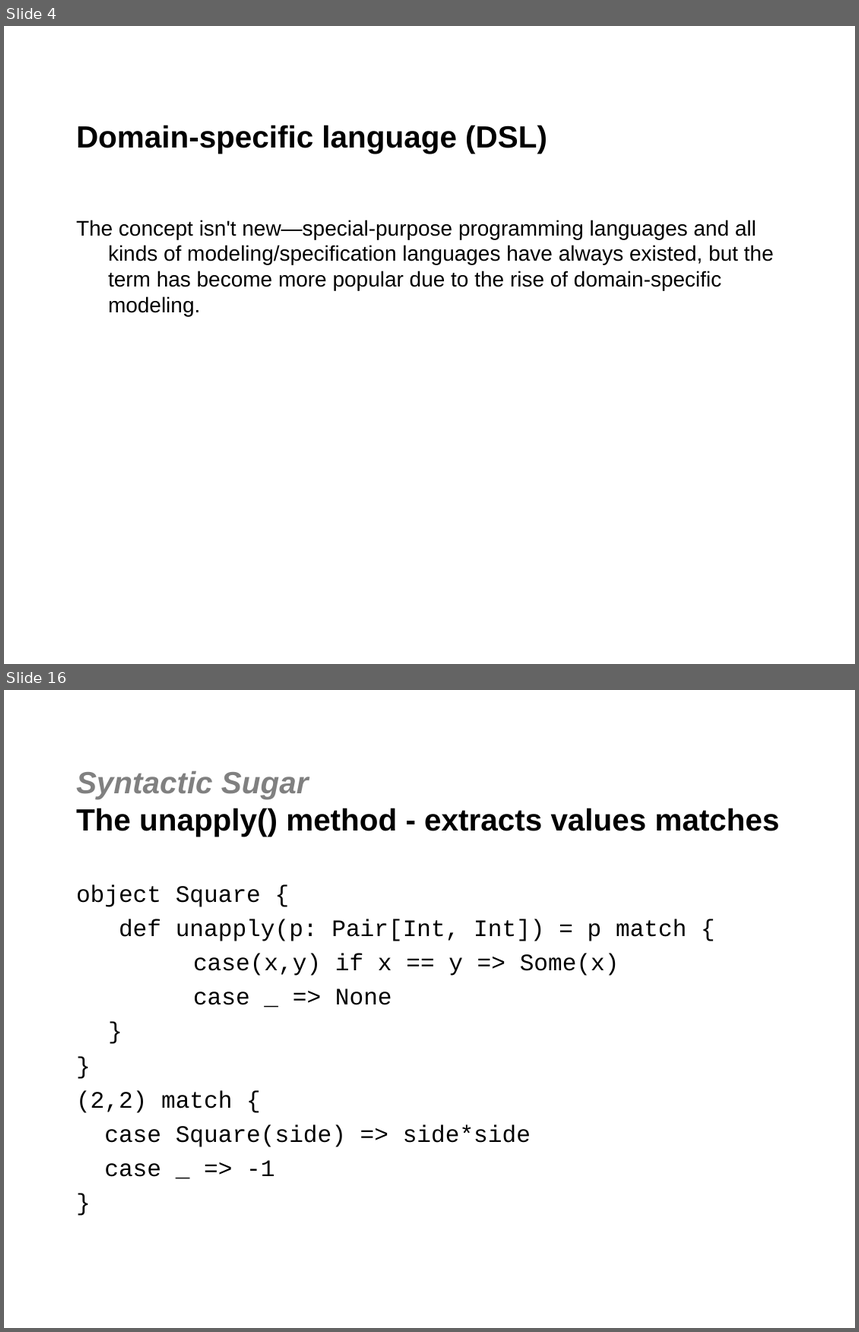
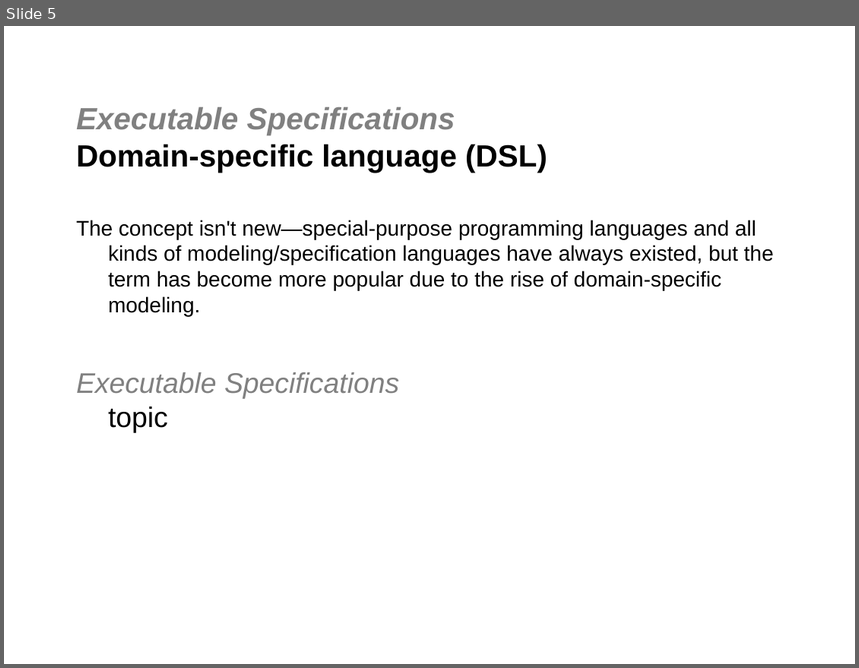
Before and after one commit to jgoodsen/agile2010, a slide deck: dsl.ppt. Shown one above the other, each under a label of ours: slides 4 and 16 before the commit, slide 5 after it; the slides between them are not shown. The pictures are 859x1332 and 859x668 pixels, drawn with LibreOffice and Linux fonts; fonts in the diff are those of the drawing; background and template pictures are left out. Boxes give left, top, right and bottom in pixels: in the first picture for what was removed or moved away, otherwise in the second. Text is boxed around its words. In the diff, an @@ line names an element or a change of style, - is before the commit and + after.

```diff
--- a/dsl.ppt
+++ b/dsl.ppt
@@ slide 16 removed at bbox=[4, 690, 855, 1328], background #FFFFFF @@
@@ title removed at bbox=[76, 771, 780, 836] @@
-Syntactic Sugar
-The unapply() method - extracts values matches
@@ text removed at bbox=[76, 885, 686, 1177] @@
-object Square {
-def unapply(p: Pair[Int, Int]) = p match {
-case(x,y) if x == y => Some(x)
-case _ => None
-}
-}
-(2,2) match {
-case Square(side) => side*side
-case _ => -1
-}
@@ what was slide 4 is now slide 5 @@
@@ slide 5 changed as well @@
@@ title at bbox=[76, 107, 547, 172]: text changed @@
-Domain-specific language (DSL)
+Executable Specifications
+Domain-specific language (DSL)
@@ text at bbox=[76, 373, 399, 433]: paragraph added @@
+Executable Specifications
+topic
```
Also in this commit, not shown: 3 other slides changed, 6 slides added, 17 other slides removed, 7 other files.
